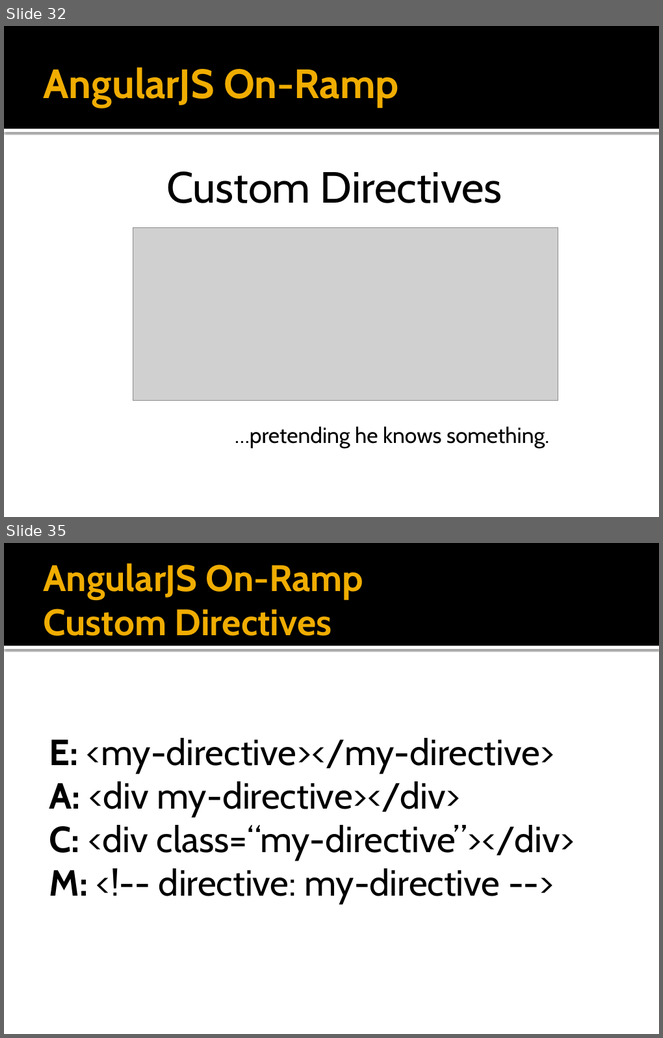
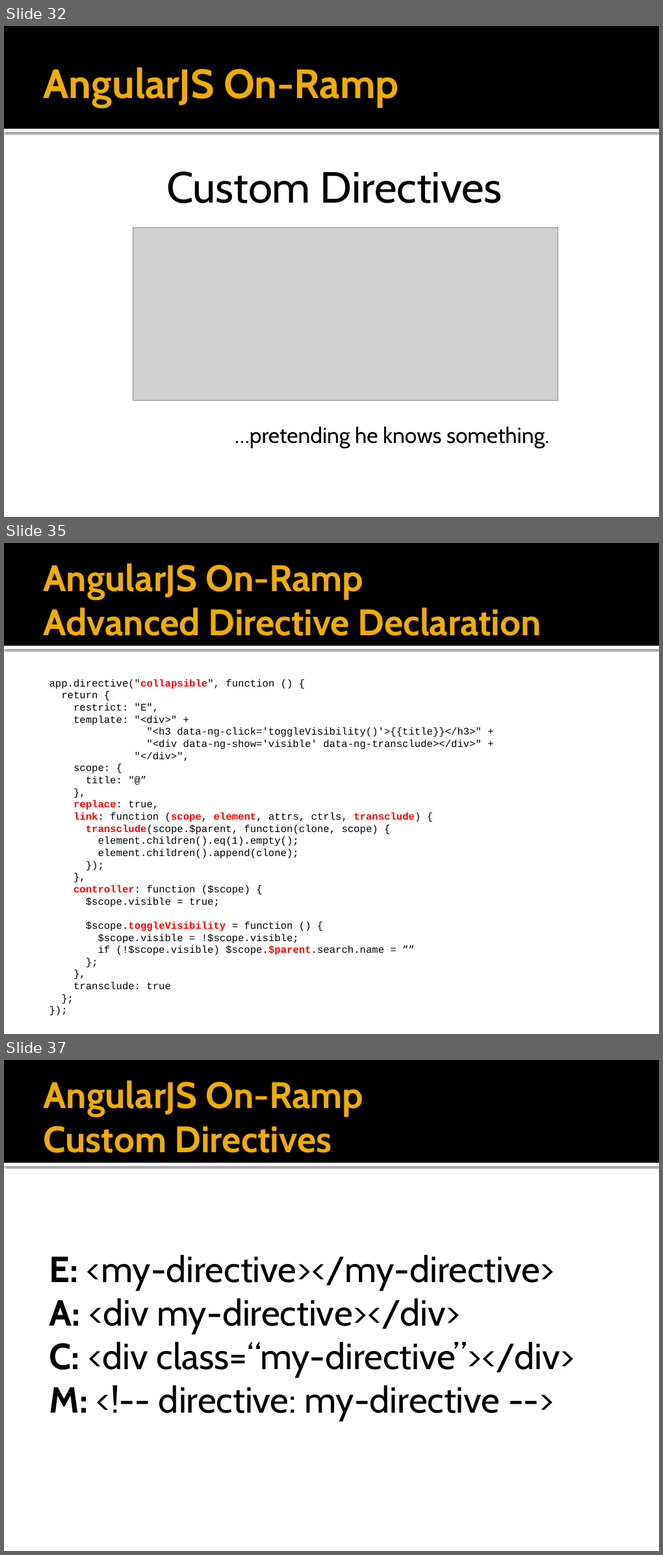
Before and after one commit to MarkFreedman/AngularJSOnRamp, a slide deck: AngularJS On-Ramp.pptx. Shown one above the other, each under a label of ours: slides 32 and 35 before the commit, slides 32, 35 and 37 after it; the slides between them are not shown. The pictures are 663x1038 and 663x1555 pixels, drawn with LibreOffice and Linux fonts; fonts in the diff are those of the drawing; grey boxes stand for pictures. Boxes give left, top, right and bottom in pixels: in the first picture for what was removed or moved away, otherwise in the second. Text is boxed around its words. In the diff, an @@ line names an element or a change of style, - is before the commit and + after.

Commit message:
Updated the basic directive example, and created an advanced example.

```diff
--- a/AngularJS On-Ramp.pptx
+++ b/AngularJS On-Ramp.pptx
@@ slide 35 added at (x1=4, y1=543, x2=659, y2=1034), background #FFFFFF; not listed: 2 template elements that a slide beside it also shows @@
@@ title added at (x1=43, y1=563, x2=542, y2=636), 40.5 pt, text #F0AD00, bold @@
+AngularJS On-Ramp
+Advanced Directive Declaration
@@ text added at (x1=50, y1=679, x2=482, y2=990), 11.1 pt, text #000000 @@
+app.directive("collapsible", function () {
+return {
+restrict: "E",
+template: "<div>" +
+"<h3 data-ng-click='toggleVisibility()'>{{title}}</h3>" +
+"<div data-ng-show='visible' data-ng-transclude></div>" +
+"</div>",
+scope: {
+title: "@”
+},
+replace: true,
+link: function (scope, element, attrs, ctrls, transclude) {
+transclude(scope.$parent, function(clone, scope) {
+element.children().eq(1).empty();
+element.children().append(clone);
+});
+},
+controller: function ($scope) {
+$scope.visible = true;
+$scope.toggleVisibility = function () {
+$scope.visible = !$scope.visible;
+if (!$scope.visible) $scope.$parent.search.name = ””
+};
+},
+transclude: true
+};
+});
@@ what was slide 35 is now slide 37 @@
```
Also in this commit, not shown: 2 slides changed, 1 other slide added, 5 other files.
